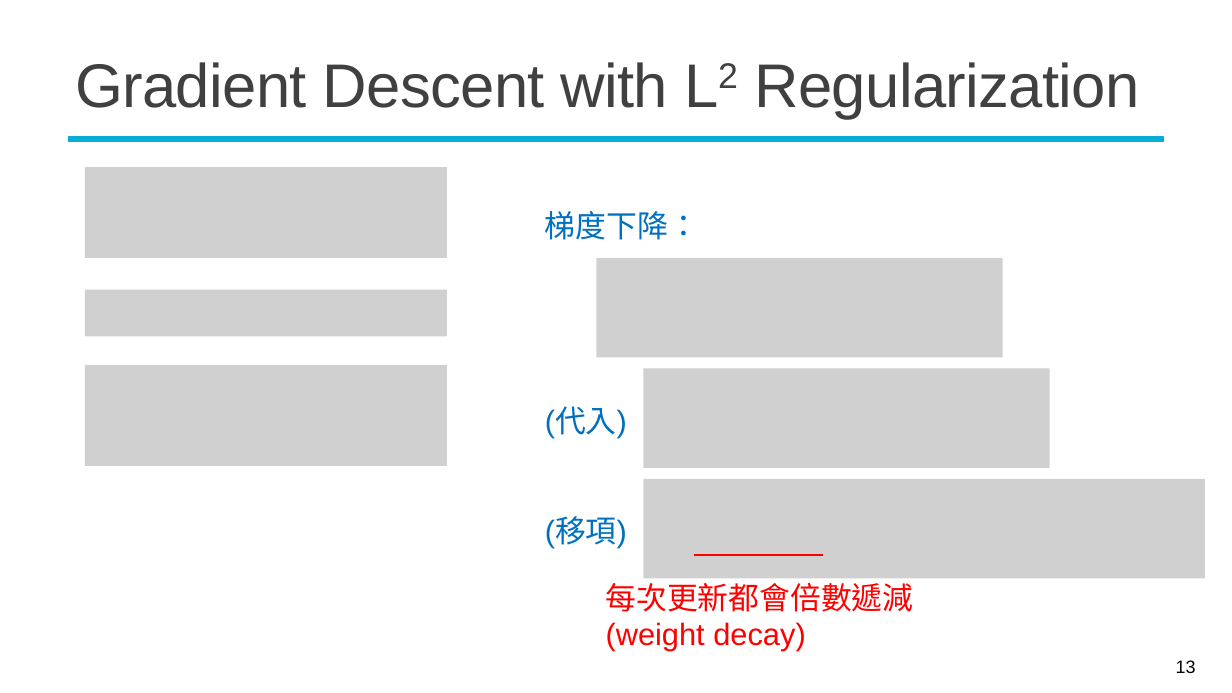
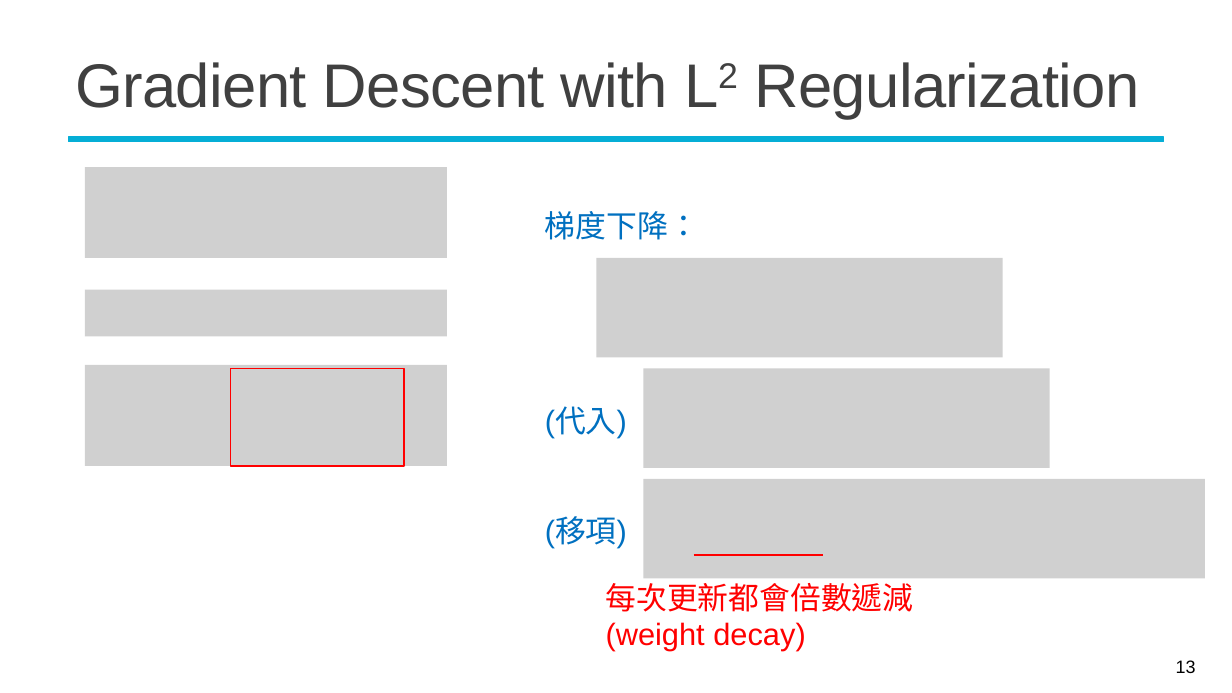
Before and after one commit to mcps5601/CGUDL_2025_fall, a slide deck: slide 13 of slides/training_tips_1015.pptx. Drawn at 1232x693 pixels with LibreOffice and Linux fonts; fonts in the diff are those of the drawing; grey boxes stand for pictures; background and template pictures are left out. Boxes give left, top, right and bottom in pixels: in the first picture for what was removed or moved away, otherwise in the second. Text is boxed around its words. In the diff, an @@ line names an element or a change of style, - is before the commit and + after.

```diff
--- a/slides/training_tips_1015.pptx
+++ b/slides/training_tips_1015.pptx
@@ rectangle added at <box>230,369,404,466</box>, outline #FF0000 1.25 pt @@
```
Also in this commit, not shown: 7 other slides changed, 1 slide added, 1 slide removed, 1 other file.
